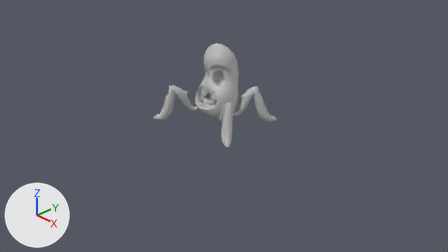
The Blender file ArtAsset/3D/Characters/Potatoe_Chara/Potatoes_Anim_V1.blend: old version first, new version second.
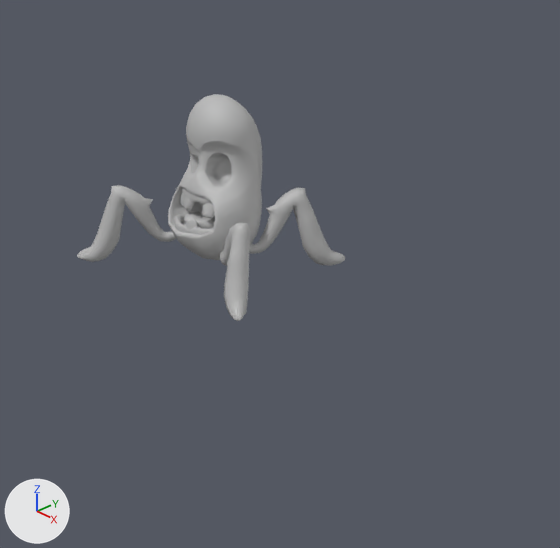
Each version appears first from the file's camera 'Camera', and next in a close-up on the part from 26% to 84% of the width and 0% to 100% of the height. The axes (+X, +Y, +Z) are drawn at lower left. The lights are the same throughout.

The first close-up shows 'Head_l', 'Legs_l'.
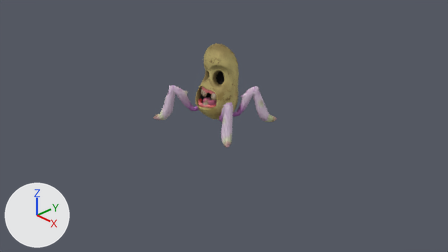
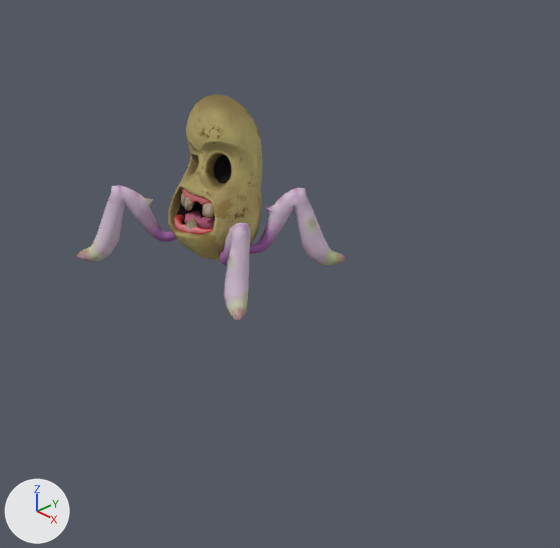
The newer file is also turned or shifted as a whole; pictures and numbers use the older file's frame.

The edits, one by one:
Picture 'Potatoe_l_lambert1_Normal.png' (img_potatoe_l_lambert1_normal_png) is new.
Picture 'Potatoe_l_lambert1_Metallic.png' (img_potatoe_l_lambert1_metallic_png) is new.
Picture 'Potatoe_l_lambert1_BaseColor.png' (img_potatoe_l_lambert1_basecolor_png) is new.
Picture 'Potatoe_l_lambert1_Roughness.png' (img_potatoe_l_lambert1_roughness_png) is new.
Material 'M_Potatoes_TD_01' (mat_m_potatoes_td_01) is new.
Uses the picture img_potatoe_l_lambert1_basecolor_png.
Uses the picture img_potatoe_l_lambert1_metallic_png.
Uses the picture img_potatoe_l_lambert1_normal_png.
Uses the picture img_potatoe_l_lambert1_roughness_png.
me_mesh has 852 vertices, 836 faces and spans x -78.0..104.0, y -5.0..72.0, z -68.0..104.0.
me_mesh no longer uses material mat_lambert1 (grey #bcbcbc).
me_mesh now uses material mat_m_potatoes_td_01.
me_mesh_001 has 1286 vertices, 1212 faces and spans x -35.2..45.4, y 9.3..140.1, z -20.9..59.1.
me_mesh_001 no longer uses material mat_lambert1 (grey #bcbcbc).
me_mesh_001 now uses material mat_m_potatoes_td_01.

What differs and where, as boxes [x1, y1, x2, y2] in the close-ups (560 x 548 px):
'Head_l', recoloured (grey to yellow)
    both: [168, 94, 262, 260]
'Legs_l', recoloured
    both: [77, 185, 345, 321]
